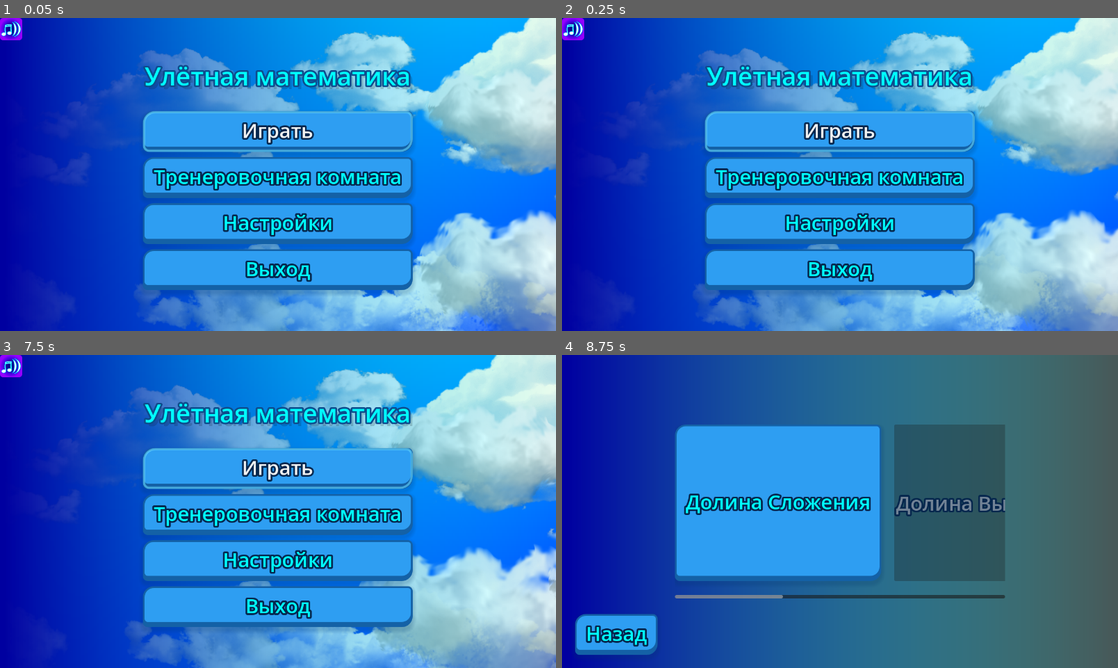
Above: before the commit, frames 1-4 (two rows, left to right).
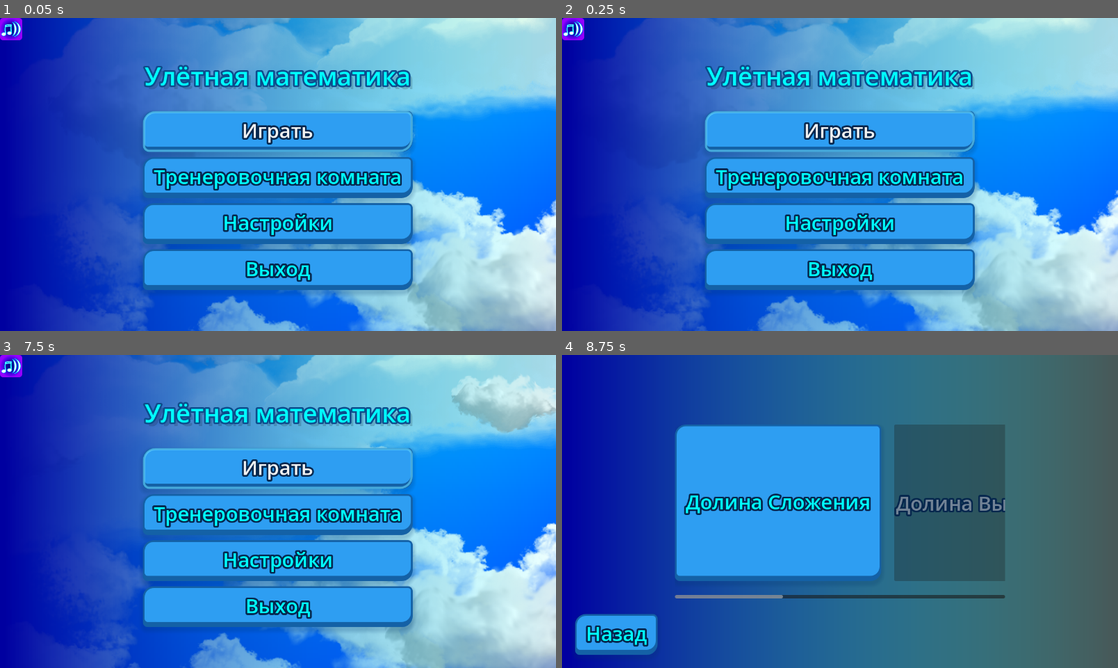
Above: after the commit, the same moments.

Repository: GGamezebo/quizmatik
Game: Godot game, scene res://main.tscn
Two runs of this game, one before a commit and one after it. Both use one fixed random seed, a clock stepped at 60 frames per second and the inputs below. The engine's default icon, where the game draws it, is replaced by a stand-in: a white triangle on a blue panel in a dark square.
Inputs:
- Up to frame 1 (0.05 s): no input
- Up to frame 2 (0.25 s): no input
- Up to frame 3 (7.5 s): click "Играть" at 0.5 s; click "Долина Сложения" at 1.25 s; click "Назад" at 2 s; tap Enter at 2.75, 4.25, 5.75 s; hold Right (ui_right) 2.78-3.53 s; tap Space (shoot) at 2.85, 3.5, 4.35, 5, 5.85, 6.5, 7.35 s; hold Down (ui_down) 3.53-4.28 s; tap Tab at 3.6, 5.1, 6.6 s; hold Right (ui_right) 4.28-5.03 s; hold Up (ui_up) 5.03-5.78 s; hold Left (ui_left) 5.78-7.28 s; hold Down (ui_down) from 7.28 s (still down)
- Up to frame 4 (8.75 s): release Down (ui_down) at 8 s; click "Играть" at 8 s

The runs differ from the first frame. In frame 1, 42% of the frame differs, in the area x 11-100%, y 0-100%; in frame 2, 42%; in frame 3, 39%; in frame 4, nothing differs.

Commit message:
refactoring: symmetric context creation

Diff:
--- a/main.tscn
+++ b/main.tscn
@@ -1,7 +1,6 @@
 [gd_scene format=3 uid="uid://ddo0h56tnwsk1"]
 
 [ext_resource type="Script" uid="uid://cfiqgxelo6ks3" path="res://src/contexts/main_context/main_context.gd" id="1_0xm2m"]
-[ext_resource type="PackedScene" uid="uid://fdo7cegg1sud" path="res://src/contexts/menu_context/menu_context.tscn" id="1_ig7tw"]
 [ext_resource type="PackedScene" uid="uid://cvayb5jfghll4" path="res://src/ui/loading_screen/loading_screen.tscn" id="2_0xm2m"]
 [ext_resource type="Resource" uid="uid://u571j6g52gih" path="res://src/common/levels/levels_config.tres" id="2_kek77"]
 [ext_resource type="Script" uid="uid://djxvf8yy7uqhl" path="res://src/contexts/main_context/account/persisten_data_controller.gd" id="4_lquwl"]
@@ -53,5 +52,3 @@
 environment = SubResource("Environment_0xm2m")
 camera_attributes = SubResource("CameraAttributesPractical_h2yge")
 compositor = SubResource("Compositor_1bvp3")
-
-[node name="MenuContext" parent="." unique_id=1044355188 instance=ExtResource("1_ig7tw")]
--- a/src/contexts/main_context/main_context.gd
+++ b/src/contexts/main_context/main_context.gd
@@ -17,12 +17,10 @@
 
 
 func _ready() -> void:
-	current_context = $MenuContext
-	current_context.initialize({})
-
 	listener.add(main_events.ev_start_game, _on_start_game)
 	listener.add(main_events.ev_exit_game, _ev_exit_game)
 	listener.add(main_events.ev_return_to_menu, _return_to_menu)
+	switch_game_context(menu_context_path, false)
 
 func _exit_tree() -> void:
 	listener.deinit()
@@ -36,7 +34,7 @@
 	switch_game_context(post_battle_context_path, false, data)
 
 func _return_to_menu() -> void:
-	switch_game_context(menu_context_path)
+	switch_game_context(menu_context_path, false)
 
 func _release_current_context() -> void:
 	if current_context == null:
